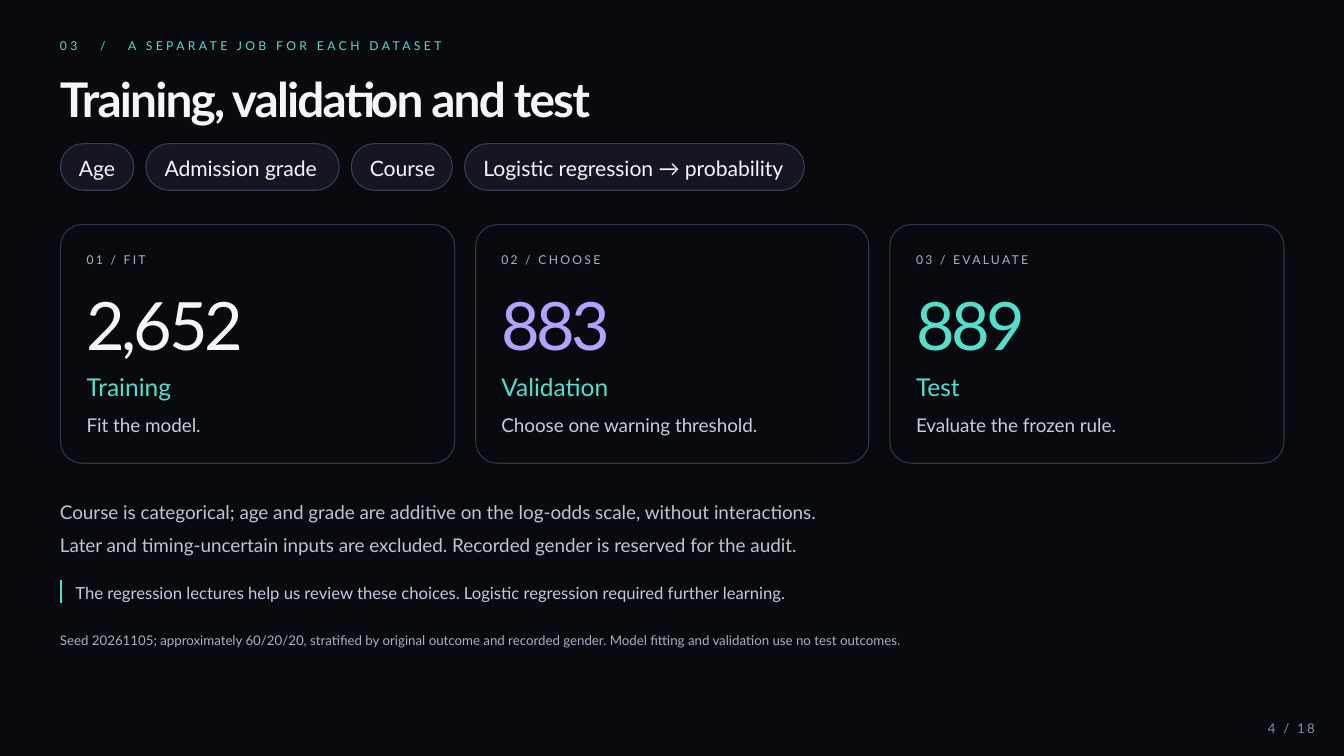
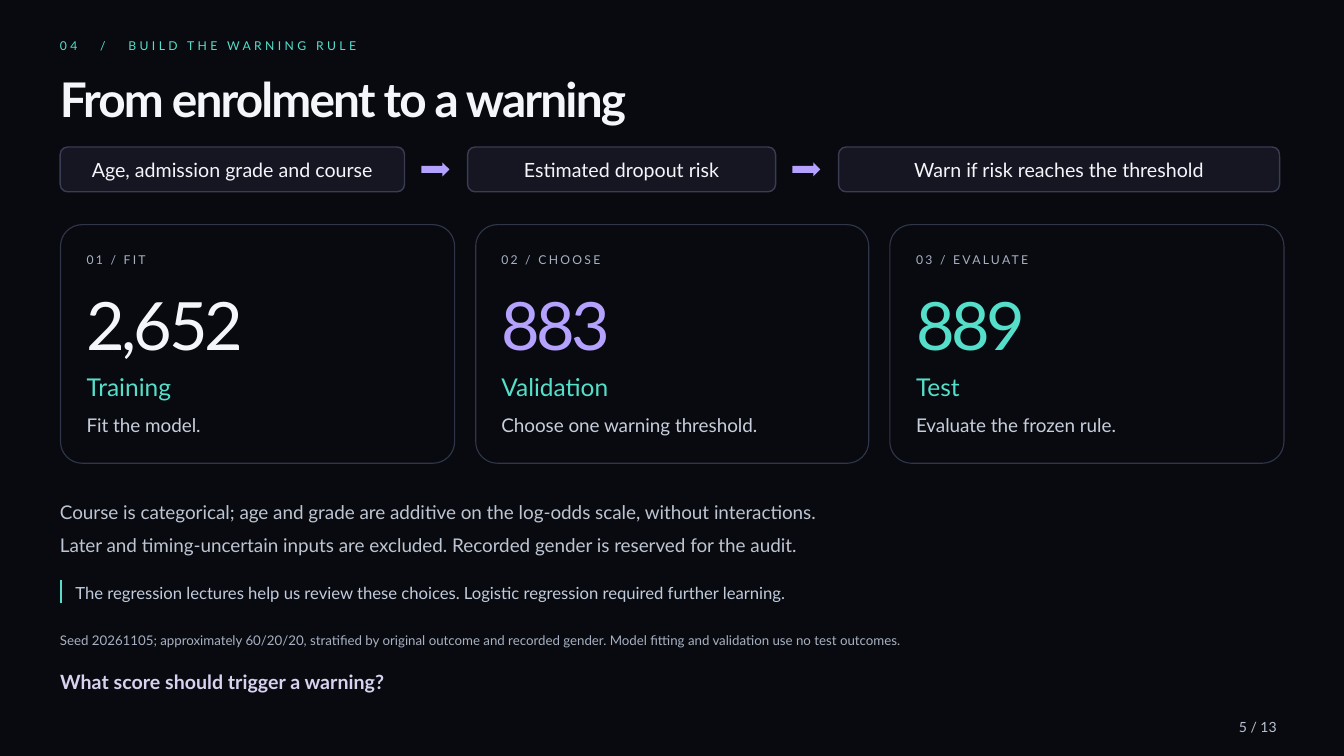
Before and after one commit to Tigershengsheng/ids-project, a slide deck: slide 5 of output/powerpoint/Student_Dropout_Presentation.pptx (slide 4 before the commit). Drawn at 1344x756 pixels with LibreOffice and Linux fonts; fonts in the diff are those of the drawing. Boxes give left, top, right and bottom in pixels: in the first picture for what was removed or moved away, otherwise in the second. Text is boxed around its words. In the diff, an @@ line names an element or a change of style, - is before the commit and + after.

```diff
--- a/output/powerpoint/Student_Dropout_Presentation.pptx
+++ b/output/powerpoint/Student_Dropout_Presentation.pptx
@@ text at [60, 41, 356, 50]: text changed @@
-03 / A SEPARATE JOB FOR EACH DATASET
+04 / BUILD THE WARNING RULE
@@ text at [60, 81, 626, 126]: text changed @@
-Training, validation and test
+From enrolment to a warning
@@ text "Age, admission grade and course" at [92, 162, 372, 181]: vertical alignment top to middle @@
@@ freeform shape removed at [60, 144, 134, 191] @@
@@ rounded rectangle added at [60, 147, 405, 192], fill #151621, outline #393C52 1 pt @@
@@ freeform shape removed at [146, 144, 340, 191] @@
@@ freeform shape removed at [352, 144, 453, 191] @@
@@ freeform shape removed at [465, 144, 805, 191] @@
@@ rounded rectangle added at [468, 147, 776, 192], fill #151621, outline #393C52 1 pt @@
@@ rounded rectangle added at [839, 147, 1280, 192], fill #151621, outline #393C52 1 pt @@
@@ text removed at [79, 161, 115, 180] @@
-Age
@@ text at [92, 162, 372, 181]: text changed; size 15.1 to 14 pt @@
-Admission grade
+Age, admission grade and course
@@ text removed at [370, 160, 435, 176] @@
-Course
@@ right arrow added at [421, 162, 450, 176], fill #B5A2FF @@
@@ text removed at [483, 160, 783, 180] @@
-Logistic regression → probability
@@ text added at [524, 162, 719, 181], 14 pt, text #F5F6FA @@
+Estimated dropout risk
@@ right arrow added at [792, 162, 821, 176], fill #B5A2FF @@
@@ text added at [914, 162, 1203, 177], 14 pt, text #F5F6FA @@
+Warn if risk reaches the threshold
@@ text added at [60, 674, 384, 693], 14 pt, text #D8D2F0, bold @@
+What score should trigger a warning?
@@ text added at [1239, 722, 1276, 732], 10 pt, text #B8C2D4 @@
+5 / 13
@@ text removed at [1268, 723, 1315, 733] @@
-4 / 18
```
Also in this commit, not shown: 6 other slides changed, 6 slides added, 11 slides removed, 30 other files.
